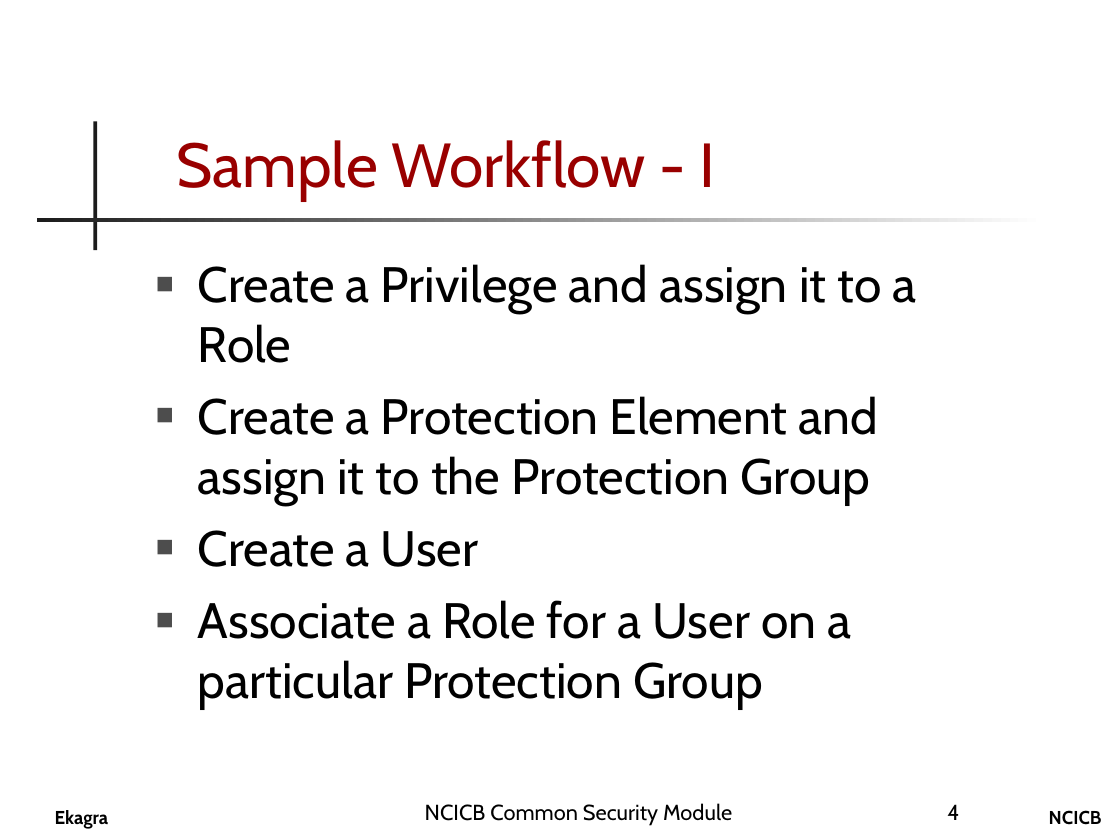
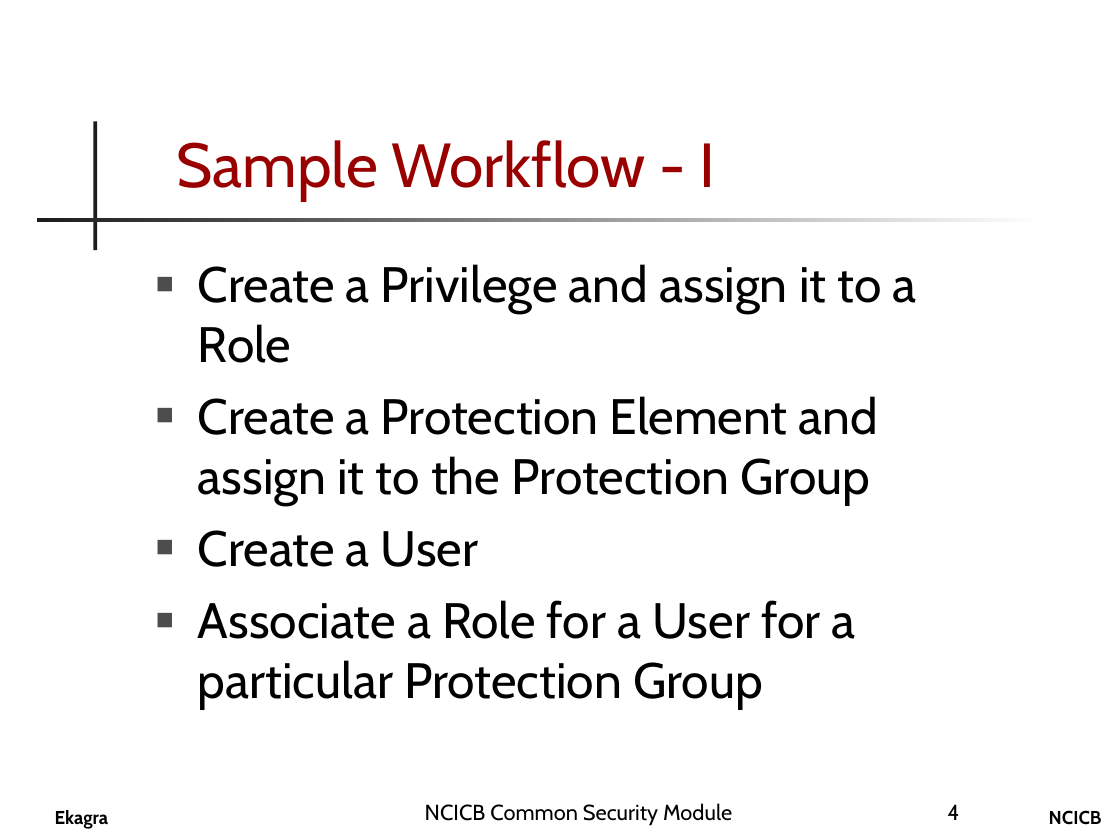
Before and after one commit to CBIIT/common-security-module-docs, a slide deck: slide 4 of CSM_UPT_Presentation.ppt. Drawn at 1120x840 pixels with LibreOffice and Linux fonts; fonts in the diff are those of the drawing; background and template pictures are left out. Boxes give left, top, right and bottom in pixels: in the first picture for what was removed or moved away, otherwise in the second. Text is boxed around its words. In the diff, an @@ line names an element or a change of style, - is before the commit and + after.

```diff
--- a/CSM_UPT_Presentation.ppt
+++ b/CSM_UPT_Presentation.ppt
@@ text at <box>198,600,856,708</box>: text changed @@
-■ Associate a Role for a User on a particular Protection Group
+■ Associate a Role for a User for a particular Protection Group
```
Also in this commit, not shown: 1 other slide changed.
